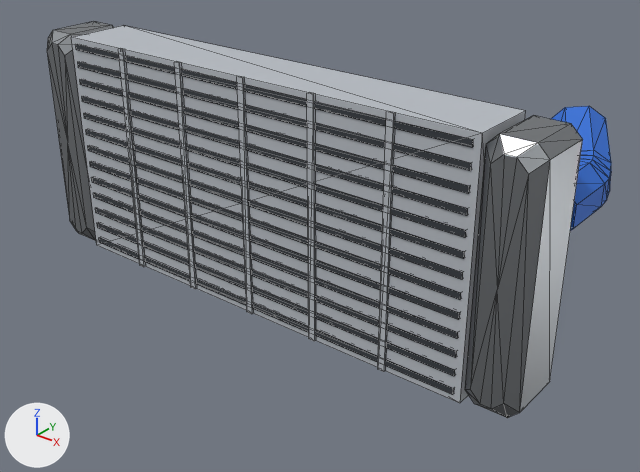
The glTF model assets/parts/intercooler/intercooler_race/brute_500.glb: old version first, new version second.
Before and after are seen from a camera (50 mm lens) standing at (0.621, -0.627, 0.431) and looking at (0.035, 0.106, -0.024). The lights are fixed; the arrows at lower left show +X, +Y and +Z. The first picture is the older version. Mesh edges are drawn as thin lines. Vertices at exactly the same position are counted once.

Names of what the first picture shows: 'model'.
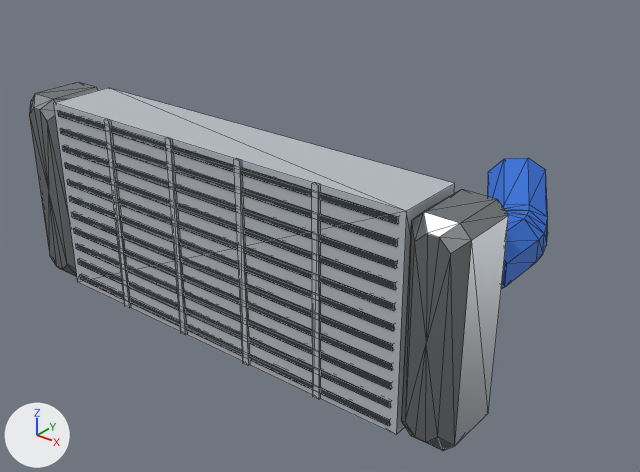
Where the change shows, as pixel boxes (x1, y1, x2, y2) in the pictures (640 x 472 px; the box of a moved part takes in the faces that stretch with it):
'model', reshaped, moved, rescaled (8% narrower, 7% shorter)
    before: (47, 21, 611, 418)
    after: (29, 82, 548, 451)
part 1 of me_model, added
    after: (54, 88, 455, 435)
part 2 of me_model, added
    after: (104, 119, 131, 308)
part 3 of me_model, added
    after: (165, 137, 187, 335)
part 4 of me_model, added
    after: (234, 159, 250, 366)
part 5 of me_model, added
    after: (312, 183, 320, 400)
part 6 of me_model, added
    after: (80, 274, 390, 426)
part 7 of me_model, added
    after: (78, 259, 391, 408)
part 8 of me_model, added
    after: (76, 244, 391, 389)
part 9 of me_model, added
    after: (74, 228, 392, 370)
part 10 of me_model, added
    after: (71, 212, 393, 351)
part 11 of me_model, added
    after: (69, 196, 394, 331)
part 12 of me_model, added
    after: (67, 179, 395, 311)
part 13 of me_model, added
    after: (65, 163, 396, 290)
part 14 of me_model, added
    after: (63, 146, 396, 269)
part 15 of me_model, added
    after: (60, 128, 397, 247)
part 16 of me_model, added
    after: (58, 110, 398, 224)
part 17 of me_model, moved or reshaped
    before: (47, 21, 114, 241)
    after: (29, 82, 98, 277)
part 18 of me_model, moved or reshaped
    before: (465, 116, 583, 418)
    after: (401, 189, 508, 451)
part 19 of me_model, deleted
    before: (75, 44, 473, 395)
part 20 of me_model, moved or reshaped
    before: (71, 26, 611, 403)
    after: (488, 158, 548, 289)

Diff of the bpy script that builds the scene:
```diff
--- a/assets/parts/intercooler/intercooler_race/brute_500.glb.py
+++ b/assets/parts/intercooler/intercooler_race/brute_500.glb.py
@@ me_model @@
-me_model.from_pydata(...)  # 320 vertices, 548 faces; spans x -1.0..1.0, y -0.37..0.37, z -0.41..0.41
+me_model.from_pydata(...)  # 296 vertices, 512 faces; spans x -1.0..1.0, y -0.41..0.41, z -0.39..0.39
+# me_model part 1: a new loose piece, a box spanning x -0.8..0.8, y -0.4..-0.14, z -0.39..0.39, in mat_car_atlas (picture img_car_atlas)
+# me_model part 2: a new loose piece, a box spanning x -0.495..-0.469, y -0.407..-0.395, z -0.389..0.389, in mat_car_atlas (picture img_car_atlas)
+# me_model part 3: a new loose piece, a box spanning x -0.174..-0.148, y -0.407..-0.395, z -0.389..0.389, in mat_car_atlas (picture img_car_atlas)
+# me_model part 4: a new loose piece, a box spanning x 0.148..0.174, y -0.407..-0.395, z -0.389..0.389, in mat_car_atlas (picture img_car_atlas)
+# me_model part 5: a new loose piece, a box spanning x 0.469..0.495, y -0.407..-0.395, z -0.389..0.389, in mat_car_atlas (picture img_car_atlas)
+# me_model part 6: a new loose piece, a box spanning x -0.778..0.778, y -0.402..-0.392, z -0.365..-0.342, in mat_car_atlas (picture img_car_atlas)
+# me_model part 7: a new loose piece, a box spanning x -0.778..0.778, y -0.402..-0.392, z -0.294..-0.271, in mat_car_atlas (picture img_car_atlas)
+# me_model part 8: a new loose piece, a box spanning x -0.778..0.778, y -0.402..-0.392, z -0.224..-0.201, in mat_car_atlas (picture img_car_atlas)
+# me_model part 9: a new loose piece, a box spanning x -0.778..0.778, y -0.402..-0.392, z -0.153..-0.13, in mat_car_atlas (picture img_car_atlas)
+# me_model part 10: a new loose piece, a box spanning x -0.778..0.778, y -0.402..-0.392, z -0.082..-0.059, in mat_car_atlas (picture img_car_atlas)
+# me_model part 11: a new loose piece, a box spanning x -0.778..0.778, y -0.402..-0.392, z -0.011..0.011, in mat_car_atlas (picture img_car_atlas)
+# me_model part 12: a new loose piece, a box spanning x -0.778..0.778, y -0.402..-0.392, z 0.059..0.082, in mat_car_atlas (picture img_car_atlas)
+# me_model part 13: a new loose piece, a box spanning x -0.778..0.778, y -0.402..-0.392, z 0.13..0.153, in mat_car_atlas (picture img_car_atlas)
+# me_model part 14: a new loose piece, a box spanning x -0.778..0.778, y -0.402..-0.392, z 0.201..0.224, in mat_car_atlas (picture img_car_atlas)
+# me_model part 15: a new loose piece, a box spanning x -0.778..0.778, y -0.402..-0.392, z 0.271..0.294, in mat_car_atlas (picture img_car_atlas)
+# me_model part 16: a new loose piece, a box spanning x -0.778..0.778, y -0.402..-0.392, z 0.342..0.365, in mat_car_atlas (picture img_car_atlas)
+# me_model part 17: the loose piece of 34 vertices spanning x -1.0..-0.82, y -0.37..-0.11, z -0.41..0.41 is scaled about its middle by (1.11, 1.11, 0.929), then moved by (0.01, -0.03, 0.0)
+# me_model part 18: the loose piece of 34 vertices spanning x 0.82..1.0, y -0.37..-0.11, z -0.41..0.41 is scaled about its middle by (1.11, 1.11, 0.929), then moved by (-0.01, -0.03, 0.0)
+# me_model part 19: 18 loose pieces with 144 vertices, spanning x -0.8..0.8, y -0.37..-0.35, z -0.41..0.41, are deleted
+# me_model part 20: 3 vertices moved within x -1.0..1.0, y 0.07..0.1, z -0.18..0.24; 105 vertices removed from x -1.0..1.0, y -0.36..0.37, z -0.41..0.41; 97 vertices added at x -1.0..1.0, y -0.14..0.41, z -0.24..0.33
 me_model.materials.append(mat_car_atlas)
@@ ob_model @@
 ob_model.parent = ob_intercooler_race
-ob_model.location = (0.0, 0.142, 0.04)
-ob_model.scale = (0.34, 0.34, 0.34)
+ob_model.location = (0.0, 0.0819, 0.0)
+ob_model.scale = (0.306, 0.306, 0.306)
```
